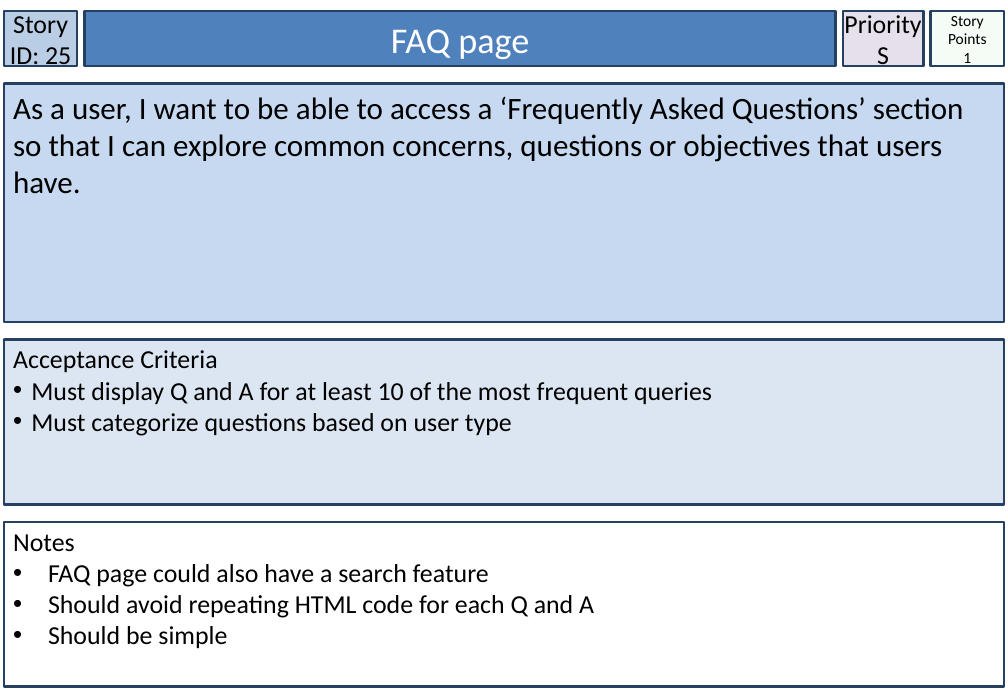
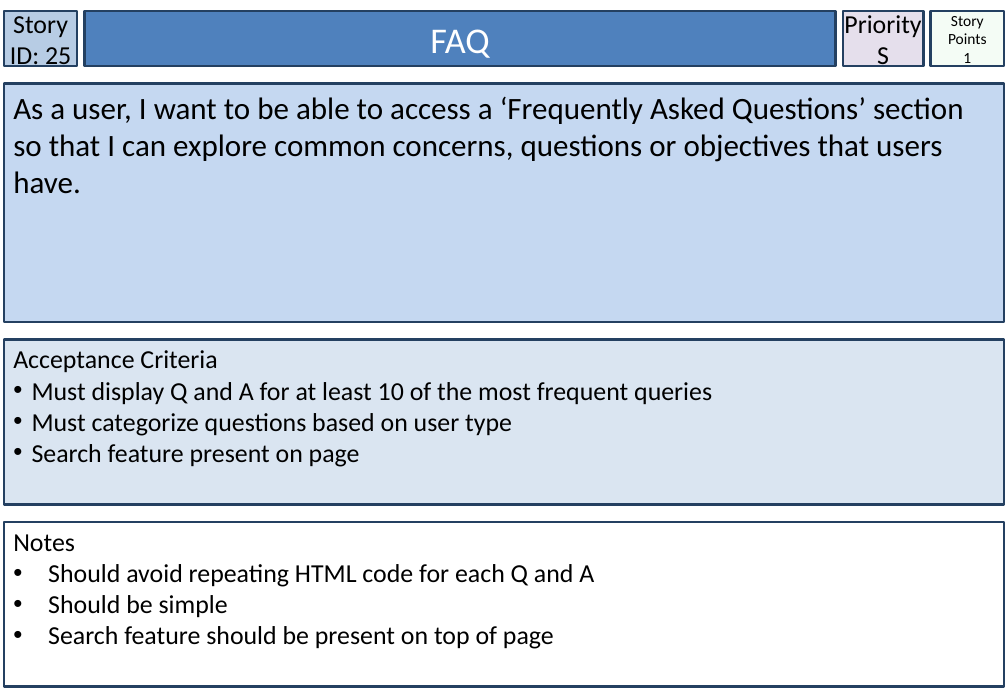
Before and after one commit to Nagarius/Phoenix, a slide deck: slide 26 of StoryCards_Smart_City_TeamPhoenix.pptx. Drawn at 1008x698 pixels with LibreOffice and Linux fonts; fonts in the diff are those of the drawing. Boxes give left, top, right and bottom in pixels: in the first picture for what was removed or moved away, otherwise in the second. Text is boxed around its words. In the diff, an @@ line names an element or a change of style, - is before the commit and + after.

```diff
--- a/StoryCards_Smart_City_TeamPhoenix.pptx
+++ b/StoryCards_Smart_City_TeamPhoenix.pptx
@@ rectangle "FAQ" at (x1=85, y1=11, x2=836, y2=66): outline #254061 2 pt to #244061 2 pt @@
@@ text in rectangle at (x1=430, y1=29, x2=489, y2=58): text changed @@
-FAQ page
+FAQ
@@ rectangle "Acceptance Criteria" at (x1=4, y1=340, x2=1004, y2=504): fill #DCE6F2 to #DAE5F1; outline #254061 2 pt to #244061 2 pt @@
@@ text in rectangle at (x1=32, y1=444, x2=360, y2=467): paragraph added @@
+• Search feature present on page
@@ rectangle "Notes" at (x1=4, y1=522, x2=1004, y2=687): outline #254061 2 pt to #244061 2 pt @@
@@ text in rectangle at (x1=48, y1=564, x2=489, y2=587): paragraph removed @@
-• FAQ page could also have a search feature
@@ text in rectangle at (x1=48, y1=626, x2=554, y2=649): paragraph added @@
+• Search feature should be present on top of page
```
Also in this commit, not shown: 31 other slides changed, 8 other files.
